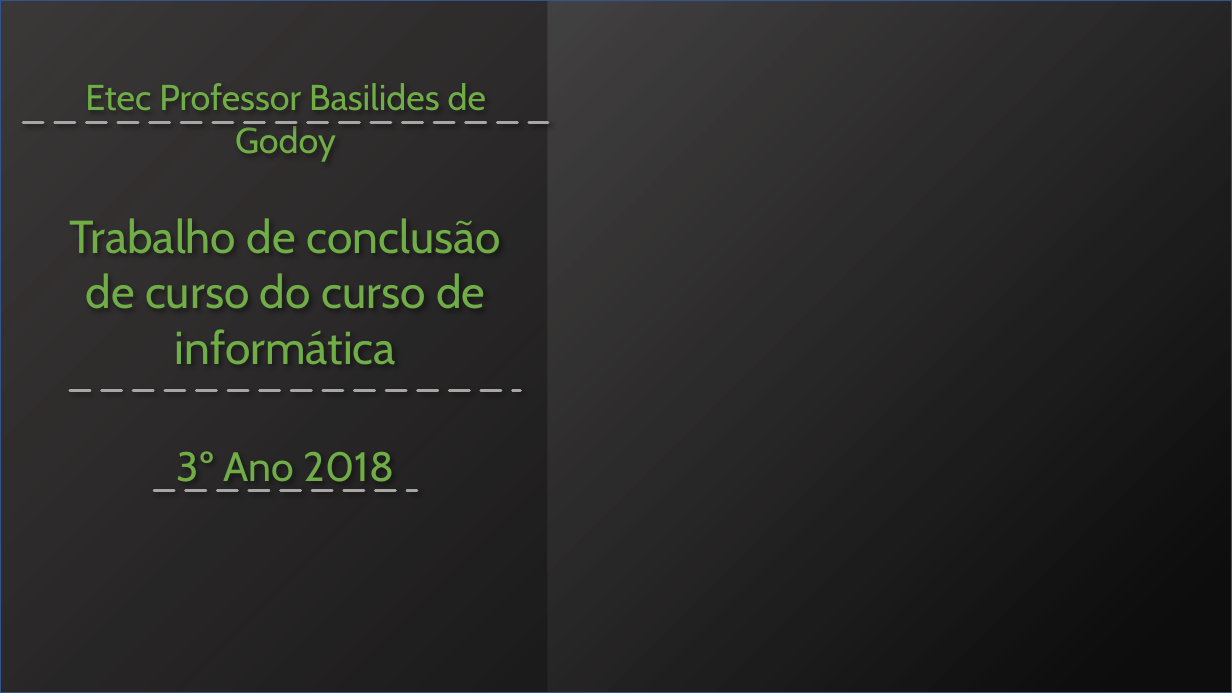
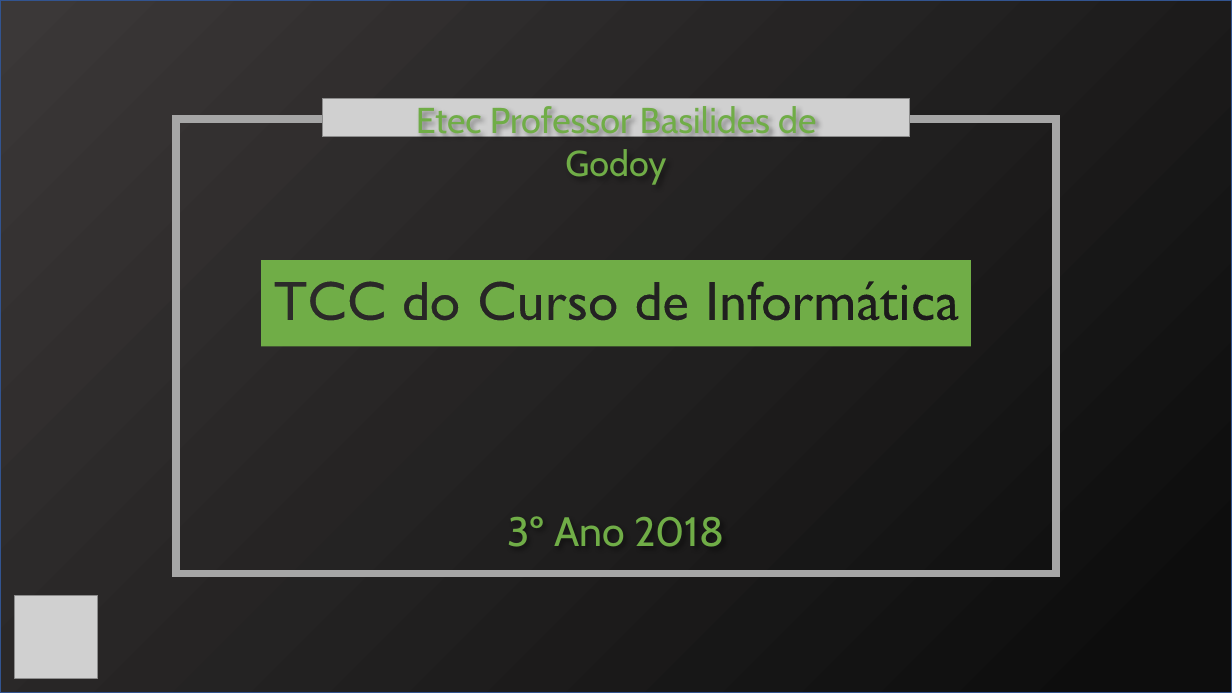
Before and after one commit to SamuelHiroyuki/Scrolls, a slide deck: slide 3 of PPTX/Apresentação.pptx (slide 1 before the commit). Drawn at 1232x693 pixels with LibreOffice and Linux fonts; fonts in the diff are those of the drawing; grey boxes stand for pictures. Boxes give left, top, right and bottom in pixels: in the first picture for what was removed or moved away, otherwise in the second. Text is boxed around its words. In the diff, an @@ line names an element or a change of style, - is before the commit and + after.

```diff
--- a/PPTX/Apresentação.pptx
+++ b/PPTX/Apresentação.pptx
@@ rectangle at <box>0,0,1232,693</box>: shadow on @@
@@ picture removed at <box>548,0,1232,693</box> @@
@@ rectangle at <box>176,119,1057,573</box>: fill gradient #3B3838 to #0D0D0D to none; outline #325491 1 pt to #A6A6A6 6 pt; rotation 0 to 90 degrees @@
@@ picture added at <box>323,99,909,138</box> @@
@@ text "Etec Professor Basilides de Godoy" rewrapped from <box>85,83,486,162</box> to <box>416,102,816,185</box> @@
@@ line removed from (23, 123) to (548, 123) @@
@@ text removed at <box>70,218,501,365</box> @@
-Trabalho de conclusão de curso do curso de informática
@@ freeform shape added at <box>262,261,971,347</box>, fill #70AD47 @@
@@ line removed from (70, 390) to (520, 390) @@
@@ line removed from (154, 491) to (417, 491) @@
@@ text "3º Ano 2018" rewrapped from <box>177,451,394,491</box> to <box>507,516,724,547</box> @@
@@ picture added at <box>15,595,98,678</box> @@
```
Also in this commit, not shown: 3 other slides changed, 2 slides added, 28 slides removed.
